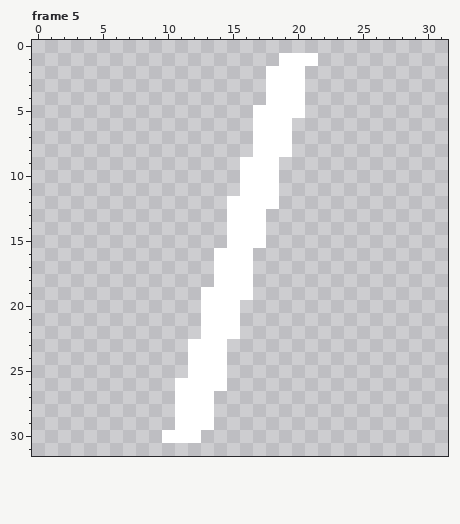
Pixel-art file: assets/Lap-counter.ase. This is how it looked before the edit.
32x32 pixels, 5 frames. Shown: frame 5. The commit also changed other frames, which this record leaves out.
After:
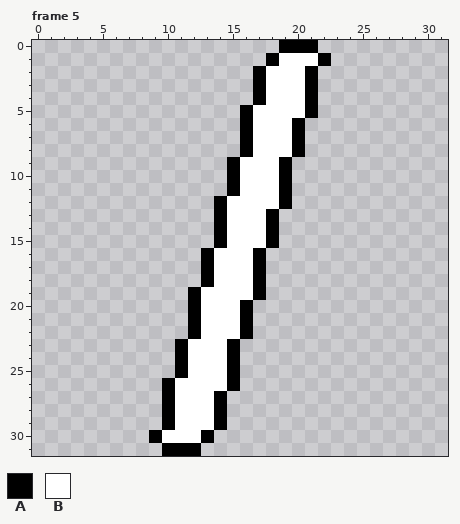
Palette (. is transparent): A #000000  B #ffffff
Commit message: shadowed lap counter,added speedometer needs work though
From old to new:
Frame 5:
y 0: x 19..21 ... -> AAA
y 1: x 18 . -> A; x 22 . -> A
y 2..4: x 17 . -> A; x 21 . -> A
y 5: x 16 . -> A; x 21 . -> A
y 6..8: x 16 . -> A; x 20 . -> A
y 9..11: x 15 . -> A; x 19 . -> A
y 12: x 14 . -> A; x 19 . -> A
y 13..15: x 14 . -> A; x 18 . -> A
y 16..18: x 13 . -> A; x 17 . -> A
y 19: x 12 . -> A; x 17 . -> A
y 20..22: x 12 . -> A; x 16 . -> A
y 23..25: x 11 . -> A; x 15 . -> A
y 26: x 10 . -> A; x 15 . -> A
y 27..29: x 10 . -> A; x 14 . -> A
y 30: x 9 . -> A; x 13 . -> A
y 31: x 10..12 ... -> AAA
